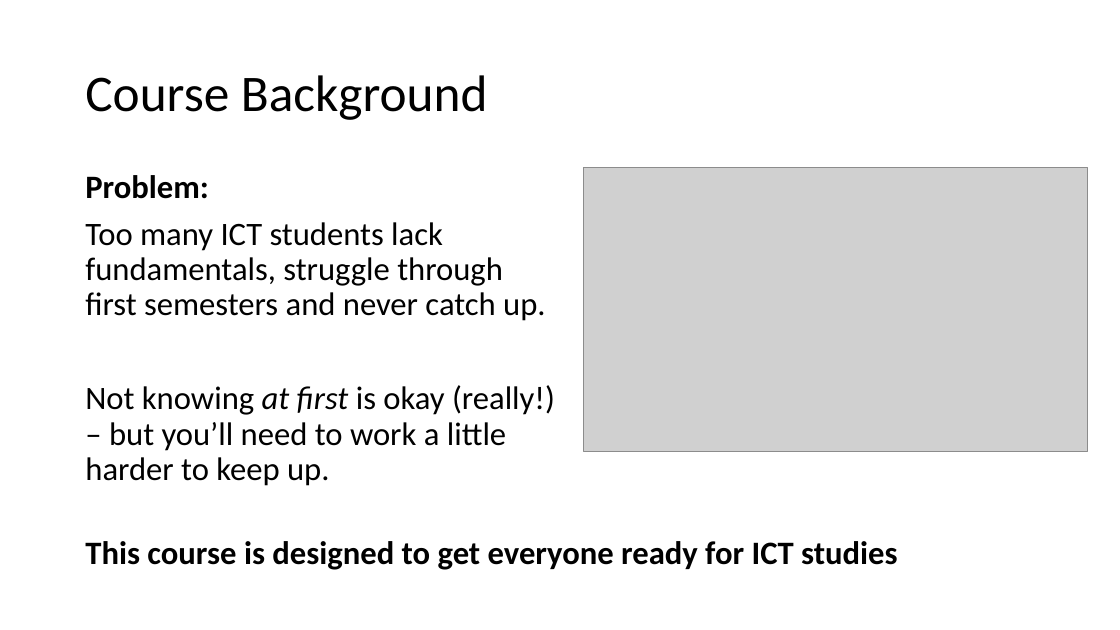
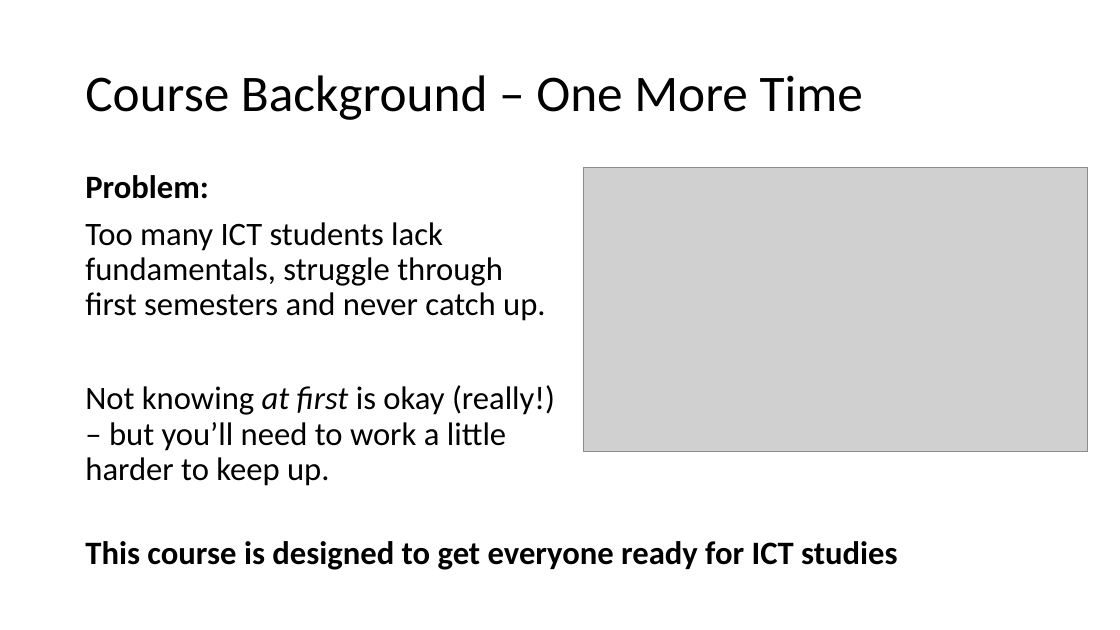
Before and after one commit to kcarta/programming-workshop, a slide deck: slide 2 of Presentations/2. Windows.pptx. Drawn at 1120x630 pixels with LibreOffice and Linux fonts; fonts in the diff are those of the drawing; grey boxes stand for pictures. Boxes give left, top, right and bottom in pixels: in the first picture for what was removed or moved away, otherwise in the second. Text is boxed around its words. In the diff, an @@ line names an element or a change of style, - is before the commit and + after.

```diff
--- a/Presentations/2. Windows.pptx
+++ b/Presentations/2. Windows.pptx
@@ title at (85, 75, 863, 120): text changed @@
-Course Background
+Course Background – One More Time
```
Also in this commit, not shown: 2 other slides changed.
